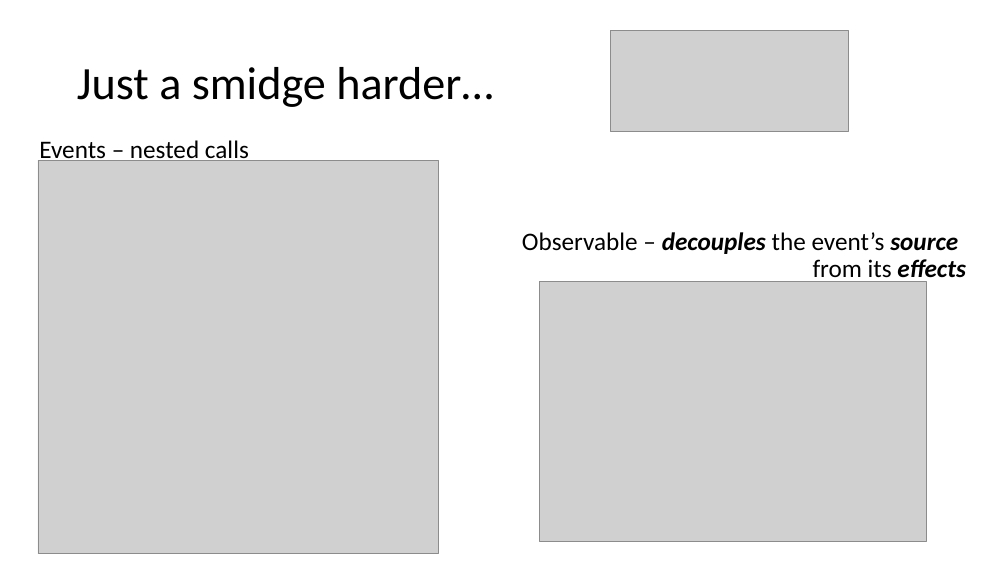
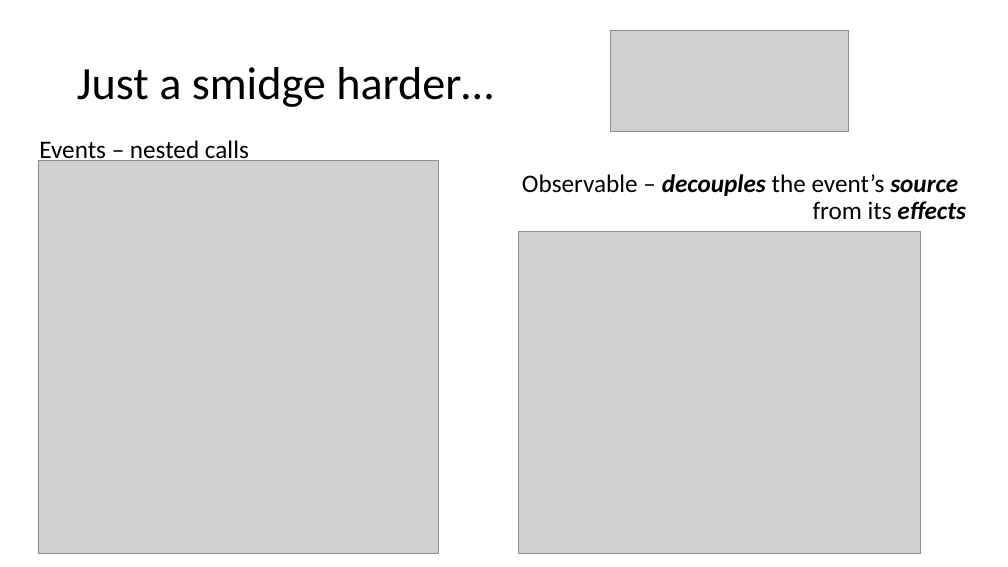
Before and after one commit to diffplug/rxjava-and-swt, a slide deck: slide 7 of RxJava and SWT.pptx (slide 6 before the commit). Drawn at 1008x567 pixels with LibreOffice and Linux fonts; fonts in the diff are those of the drawing; grey boxes stand for pictures. Boxes give left, top, right and bottom in pixels: in the first picture for what was removed or moved away, otherwise in the second. Text is boxed around its words. In the diff, an @@ line names an element or a change of style, - is before the commit and + after.

```diff
--- a/RxJava and SWT.pptx
+++ b/RxJava and SWT.pptx
@@ text "Observable – decouples the event’s ..." rewrapped from [522,232,966,284] to [522,174,966,220] @@
@@ picture: place and size @@
-picture at [540,281,926,541]
+picture at [519,231,921,554]
```
Also in this commit, not shown: 6 other slides changed, 11 slides added, 1 slide removed.
